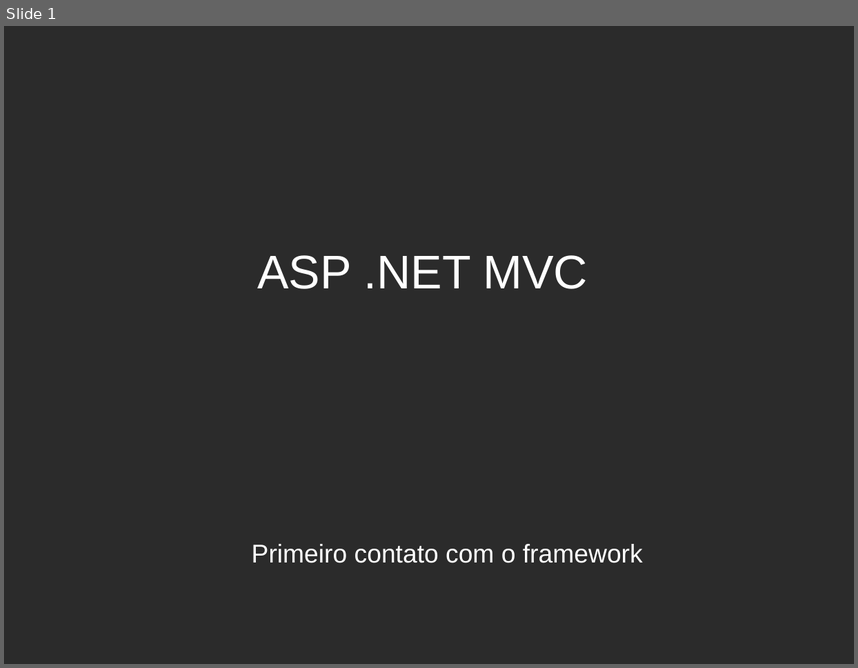
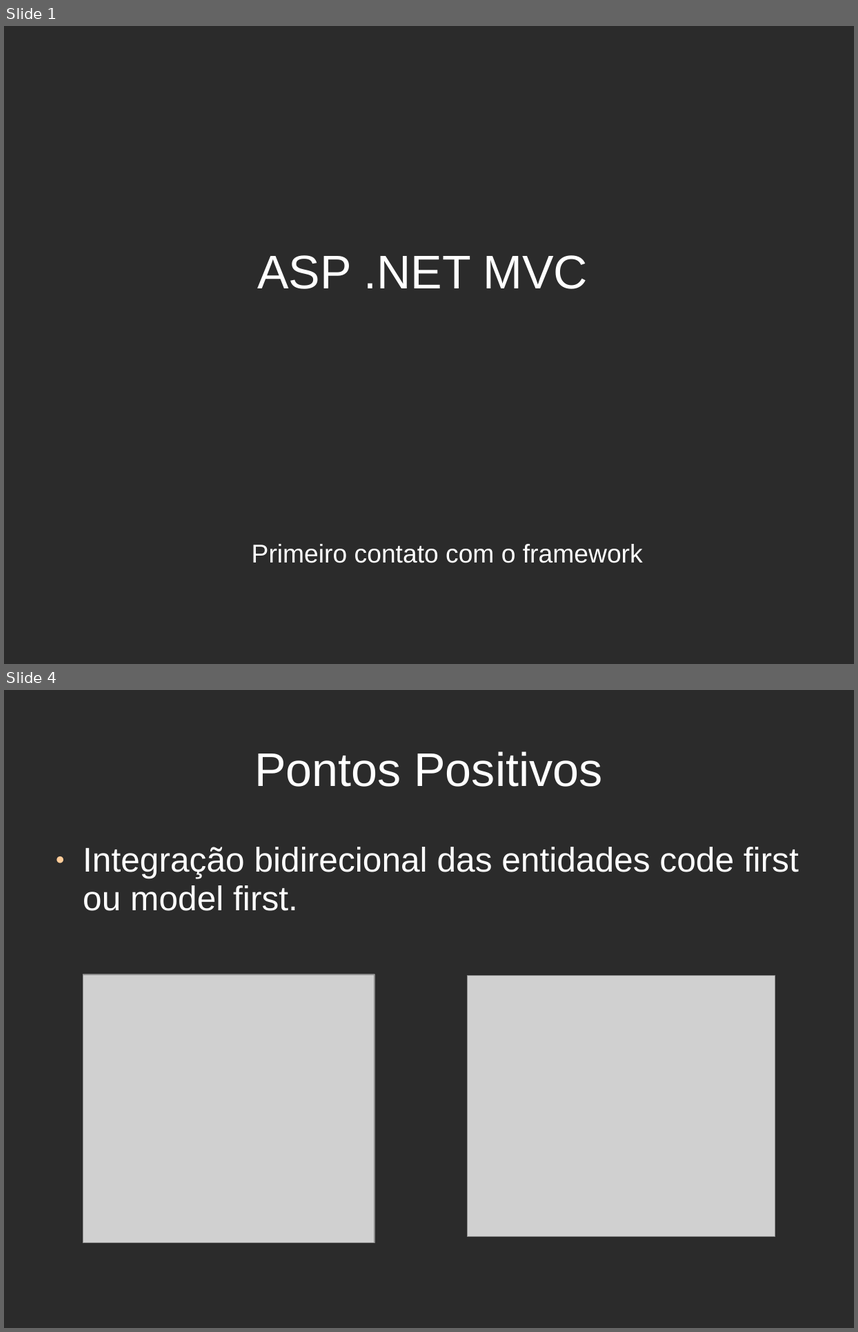
Before and after one commit to icoutinho/BarShowroom, a slide deck: barshowroom.ppt. Shown one above the other, each under a label of ours: slide 1 before the commit, slides 1 and 4 after it; the slides between them are not shown. The pictures are 858x668 and 858x1332 pixels, drawn with LibreOffice and Linux fonts; fonts in the diff are those of the drawing; grey boxes stand for pictures; background and template pictures are left out; a plain dark background stands for a picture behind light text. Boxes give left, top, right and bottom in pixels: in the first picture for what was removed or moved away, otherwise in the second. Text is boxed around its words. In the diff, an @@ line names an element or a change of style, - is before the commit and + after.

```diff
--- a/barshowroom.ppt
+++ b/barshowroom.ppt
@@ slide 4 added at (4,690,854,1328), background picture (left out) @@
@@ title added at (254,751,602,787), 44 pt, text #FFFFFF @@
+Pontos Positivos
@@ text added at (83,847,799,911), 32 pt, text #FFFFFF @@
+● Integração bidirecional das entidades code first ou model first.
@@ picture added at (83,975,375,1243) @@
@@ picture added at (468,976,775,1236) @@
```
Also in this commit, not shown: 1 slide changed, 2 other slides added, 1 other file.
